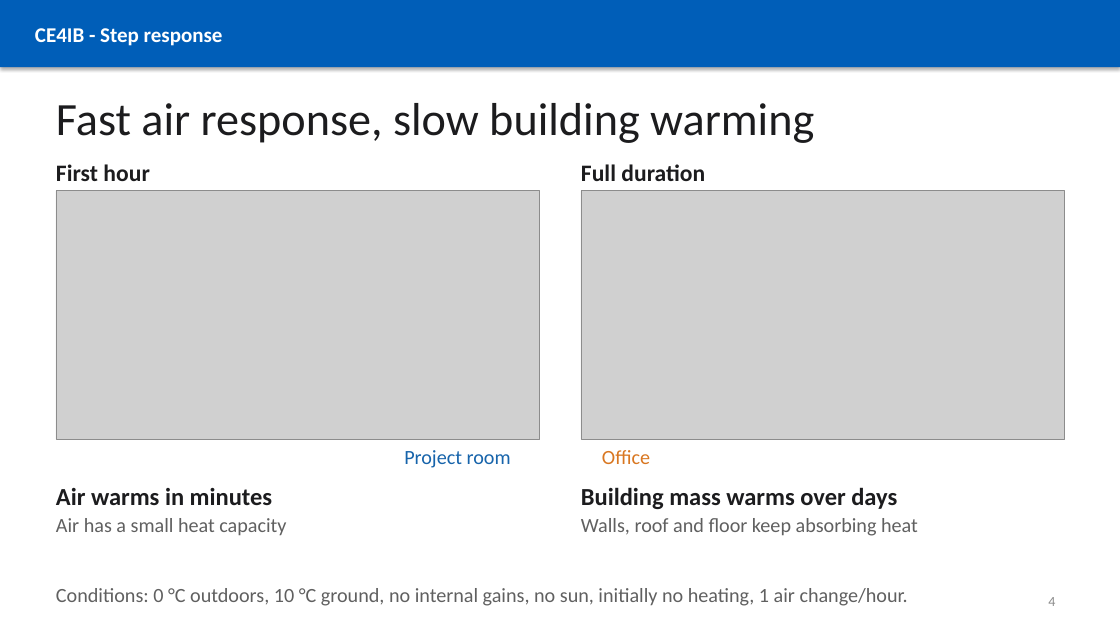
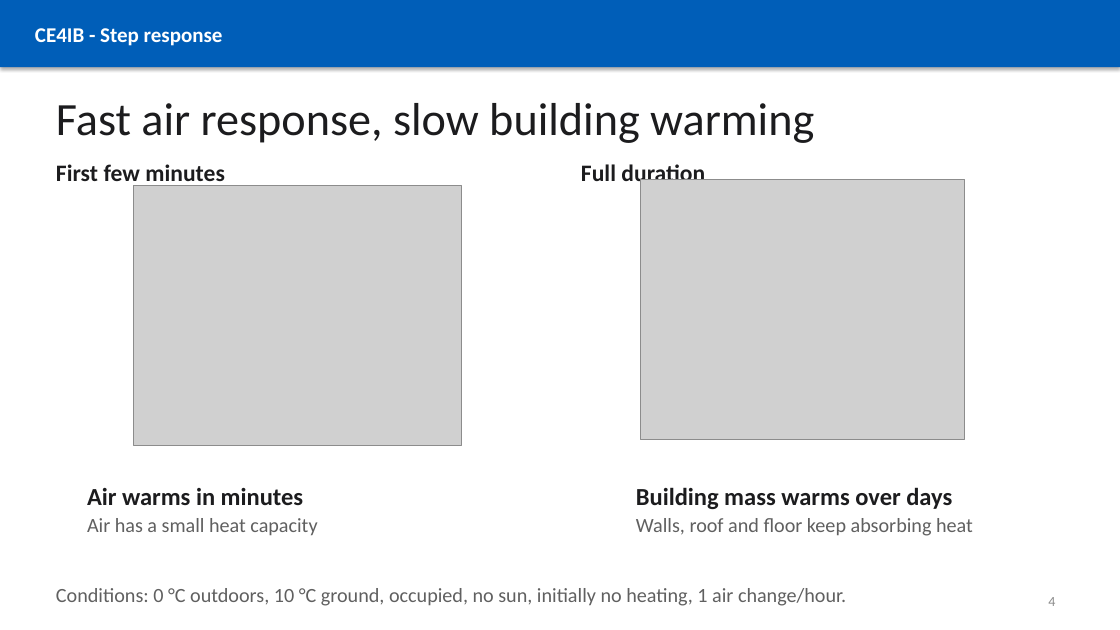
Before and after one commit to linokaiser/CE4IB, a slide deck: slide 4 of presentations/CE4IB_Building_Energy_Simulation.pptx. Drawn at 1120x630 pixels with LibreOffice and Linux fonts; fonts in the diff are those of the drawing; grey boxes stand for pictures. Boxes give left, top, right and bottom in pixels: in the first picture for what was removed or moved away, otherwise in the second. Text is boxed around its words. In the diff, an @@ line names an element or a change of style, - is before the commit and + after.

```diff
--- a/presentations/CE4IB_Building_Energy_Simulation.pptx
+++ b/presentations/CE4IB_Building_Energy_Simulation.pptx
@@ text at (56, 164, 225, 189): text changed @@
-First hour
+First few minutes
@@ picture: place and size @@
-picture at (581, 191, 1065, 439)
+picture at (640, 179, 965, 439)
@@ picture: place and size @@
-picture at (56, 191, 539, 439)
+picture at (134, 186, 461, 446)
@@ text removed at (404, 450, 511, 468) @@
-Project room
@@ text removed at (602, 450, 650, 464) @@
-Office
@@ text "Air warms in minutes": place and size @@
-text "Air warms in minutes" at (56, 488, 272, 505)
+text "Air warms in minutes" at (87, 488, 303, 505)
@@ text "Building mass warms over days": place and size @@
-text "Building mass warms over days" at (581, 487, 897, 509)
+text "Building mass warms over days" at (636, 487, 952, 509)
@@ text "Air has a small heat ...": place and size @@
-text "Air has a small heat ..." at (56, 518, 286, 535)
+text "Air has a small heat ..." at (87, 518, 317, 535)
@@ text "Walls, roof and floor keep ...": place and size @@
-text "Walls, roof and floor keep ..." at (581, 518, 918, 536)
+text "Walls, roof and floor keep ..." at (636, 518, 973, 536)
@@ text at (56, 588, 846, 606): text changed @@
-Conditions: 0 °C outdoors, 10 °C ground, no internal gains, no sun, initially no heating, 1 air change/hour.
+Conditions: 0 °C outdoors, 10 °C ground, occupied, no sun, initially no heating, 1 air change/hour.
```
Also in this commit, not shown: 3 other slides changed, 3 slides added, 5 slides removed, 5 other files.
